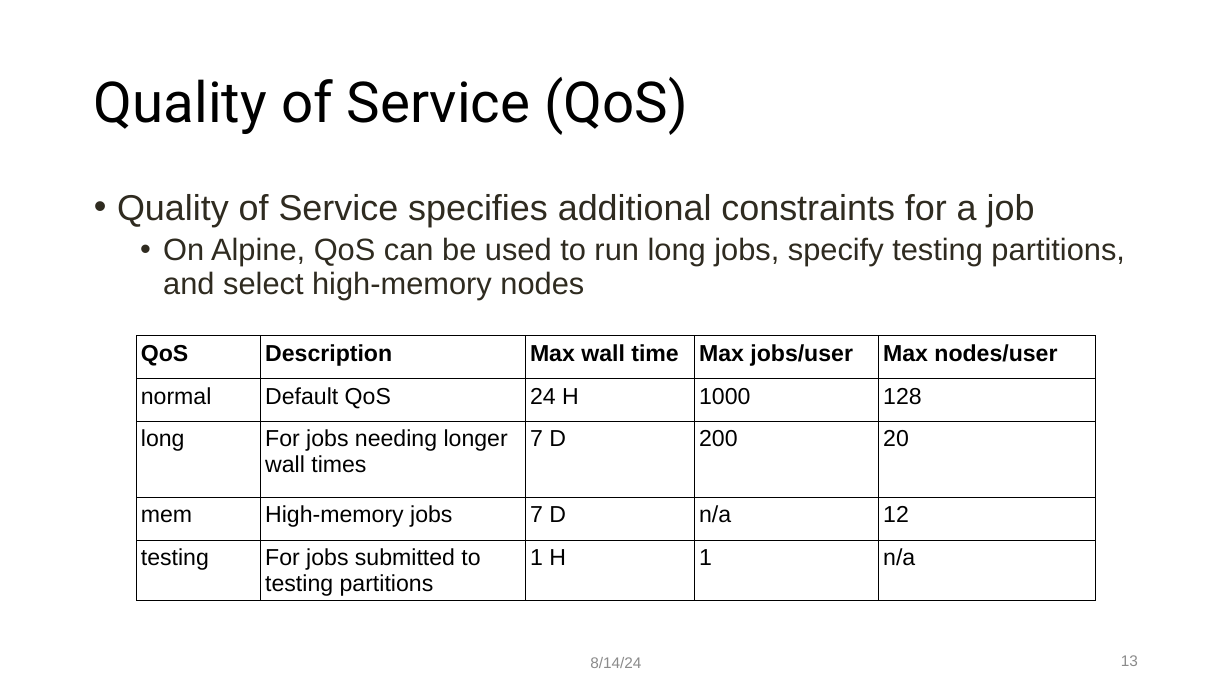
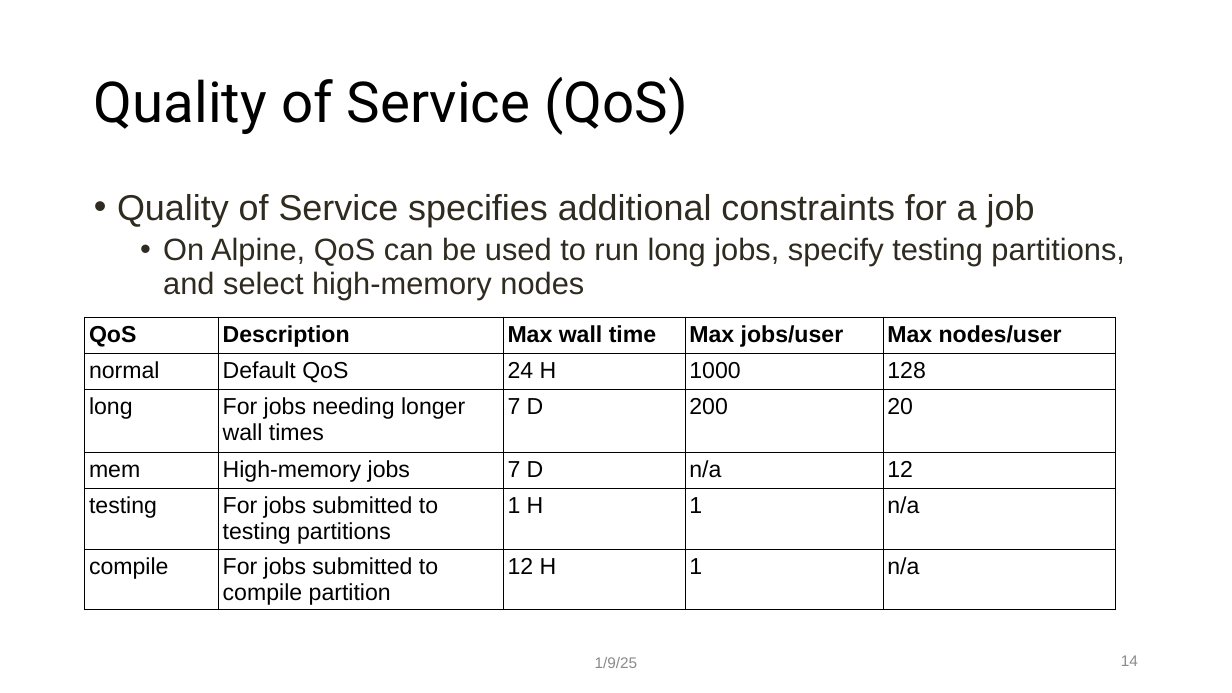
Before and after one commit to mohalkh5/hpc_fundamentals_micro_credential, a slide deck: slide 14 of scheduling_jobs/scheduling_jobs.pptx (slide 13 before the commit). Drawn at 1232x693 pixels with LibreOffice and Linux fonts; fonts in the diff are those of the drawing; background and template pictures are left out. Boxes give left, top, right and bottom in pixels: in the first picture for what was removed or moved away, otherwise in the second. Text is boxed around its words. In the diff, an @@ line names an element or a change of style, - is before the commit and + after.

```diff
--- a/scheduling_jobs/scheduling_jobs.pptx
+++ b/scheduling_jobs/scheduling_jobs.pptx
@@ table at [85, 317, 1116, 619] @@
+row 6: compile | For jobs submitted to compile partition | 12 H | 1 | n/a
@@ table: place and size @@
-table at [137, 336, 1096, 604]
+table at [85, 317, 1116, 619]
@@ text at [595, 657, 638, 668]: text changed @@
-8/14/24
+1/9/25
@@ page number at [1121, 655, 1138, 666]: text changed @@
-13
+14
```
Also in this commit, not shown: 25 other slides changed, 2 slides added, 1 other file.
